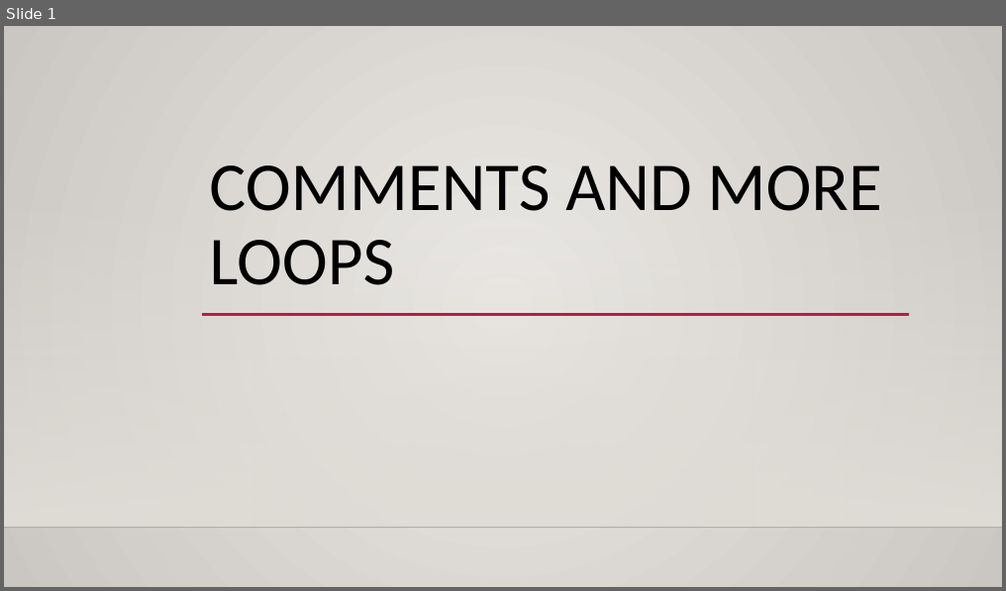
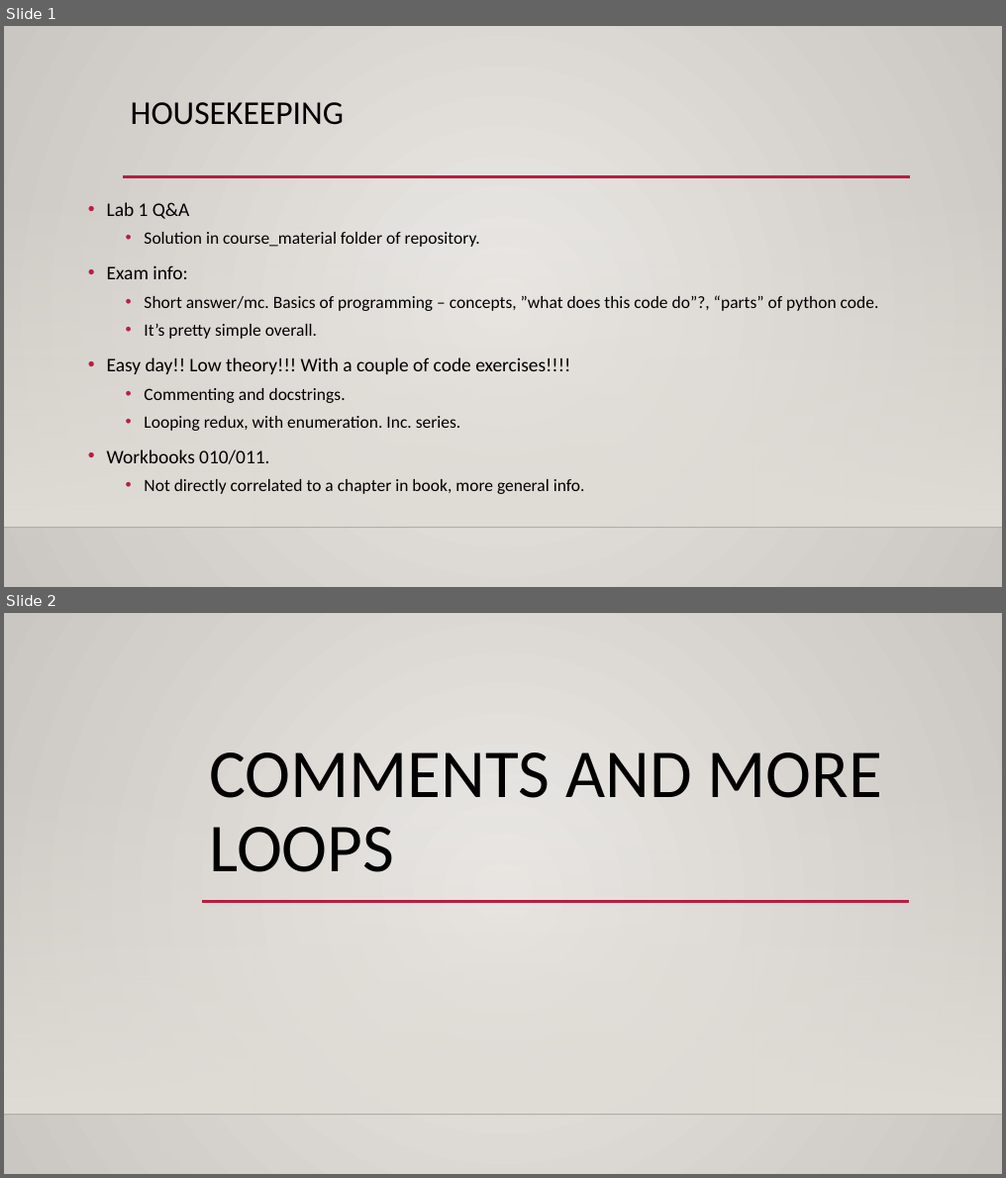
Before and after one commit to okohnkay/Programming_Basics_for_ML, a slide deck: course_material/slides/009_comments_enum.pptx. Shown one above the other, each under a label of ours: slide 1 before the commit, slides 1 and 2 after it. The pictures are 1006x591 and 1006x1178 pixels, drawn with LibreOffice and Linux fonts; fonts in the diff are those of the drawing; background and template pictures are left out. Boxes give left, top, right and bottom in pixels: in the first picture for what was removed or moved away, otherwise in the second. Text is boxed around its words. In the diff, an @@ line names an element or a change of style, - is before the commit and + after.

```diff
--- a/course_material/slides/009_comments_enum.pptx
+++ b/course_material/slides/009_comments_enum.pptx
@@ slide 1 added at <box>4,26,1002,587</box>, background gradient #ECEAE7 to #CAC7C1; not listed: 2 template elements that a slide beside it also shows @@
@@ title added at <box>131,102,344,125</box>, 32 pt, text #000000 @@
+HOUSEKEEPING
@@ text added at <box>107,202,879,494</box>, 16.6 pt, text #000000 @@
+• Lab 1 Q&A
+  • Solution in course_material folder of repository.
+• Exam info:
+  • Short answer/mc. Basics of programming – concepts, ”what does this code do”?, “parts” of python code.
+  • It’s pretty simple overall.
+• Easy day!! Low theory!!! With a couple of code exercises!!!!
+  • Commenting and docstrings.
+  • Looping redux, with enumeration. Inc. series.
+• Workbooks 010/011.
+  • Not directly correlated to a chapter in book, more general info.
@@ line added from (123, 177) to (910, 177), #B71E42 2.5 pt @@
@@ what was slide 1 is now slide 2 @@
```
Also in this commit, not shown: 3 other files.
